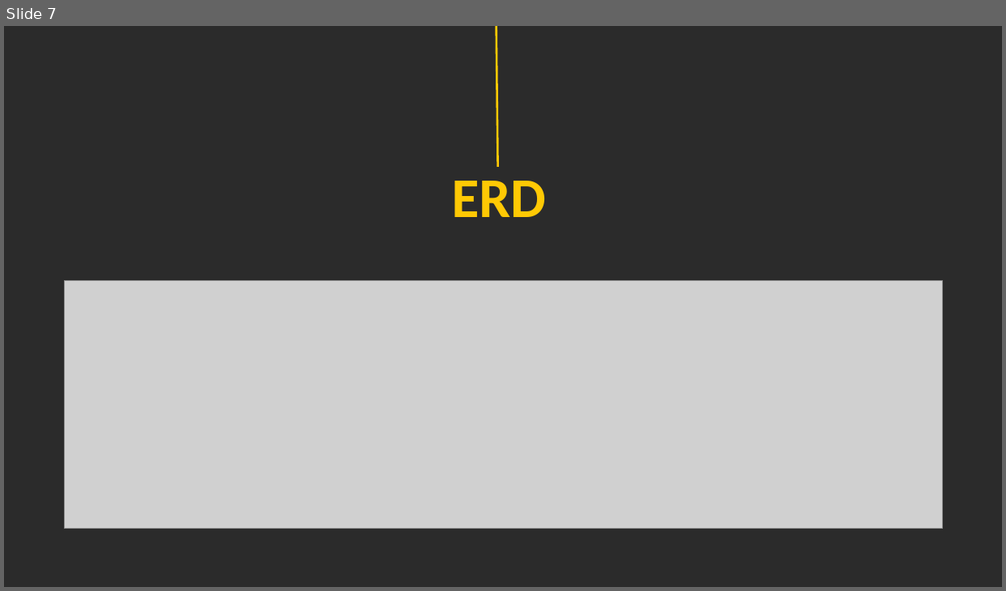
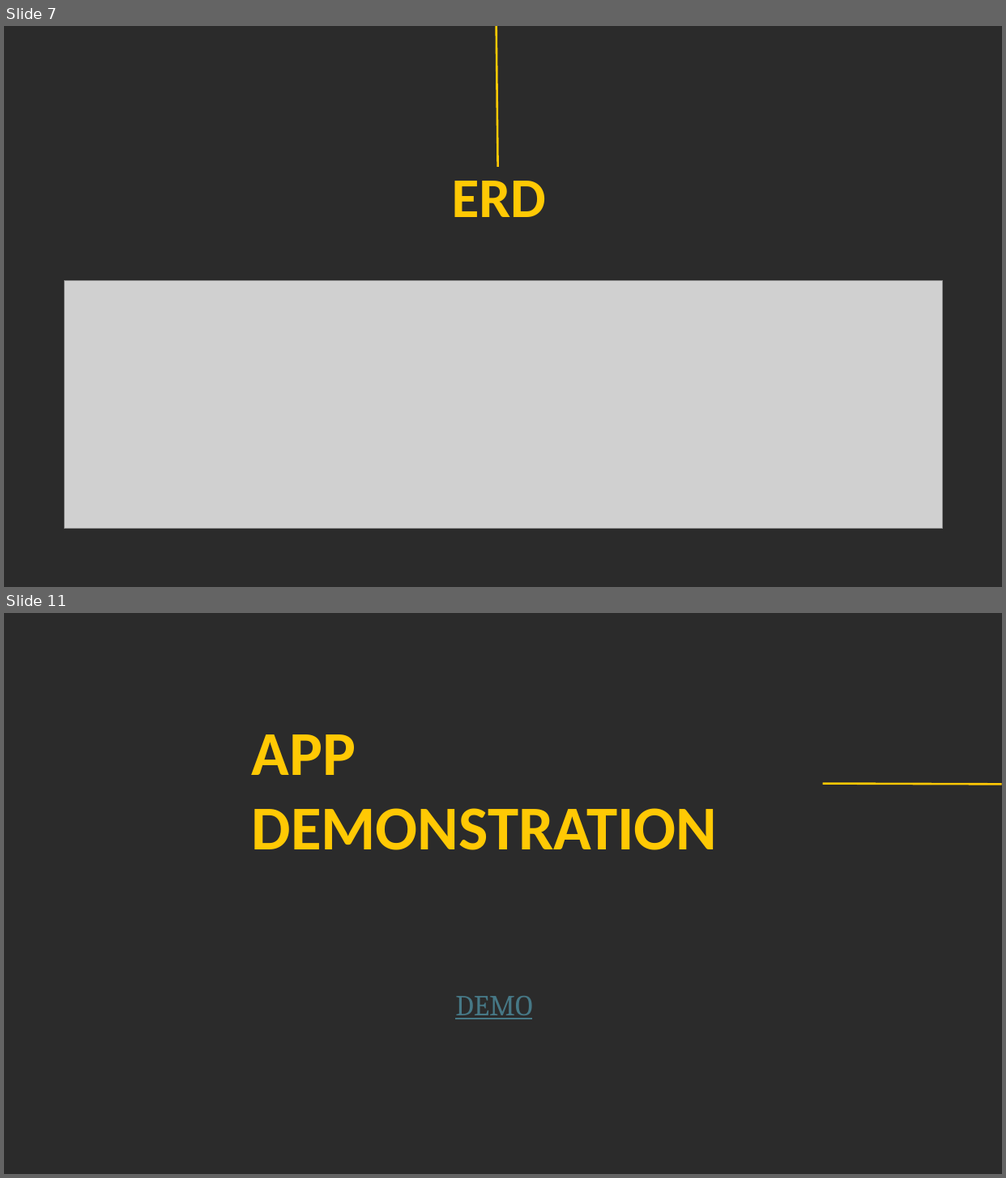
Before and after one commit to BrandalfGray/Processes, a slide deck: Presentation 4.pptx. Shown one above the other, each under a label of ours: slide 7 before the commit, slides 7 and 11 after it; the slides between them are not shown. The pictures are 1006x591 and 1006x1178 pixels, drawn with LibreOffice and Linux fonts; fonts in the diff are those of the drawing; grey boxes stand for pictures; background and template pictures are left out; a plain dark background stands for a picture behind light text. Boxes give left, top, right and bottom in pixels: in the first picture for what was removed or moved away, otherwise in the second. Text is boxed around its words. In the diff, an @@ line names an element or a change of style, - is before the commit and + after.

```diff
--- a/Presentation 4.pptx
+++ b/Presentation 4.pptx
@@ slide 11 added at [4,613,1002,1174], background picture (left out) @@
@@ text added at [251,735,717,850], 60 pt, text #FFC904, bold @@
+APP DEMONSTRATION
@@ line added from (823, 784) to (1002, 785), #FFC904 2 pt @@
@@ text added at [455,996,532,1020], 28 pt, text #467886, underline @@
+DEMO
```
Also in this commit, not shown: 6 slides changed, 3 other slides added.
